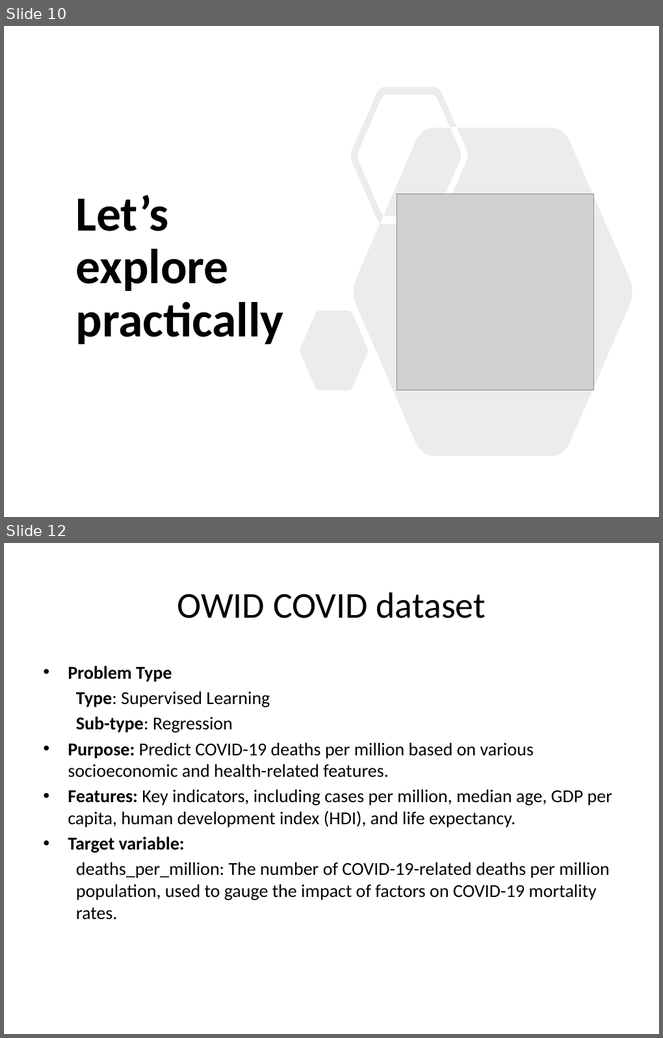
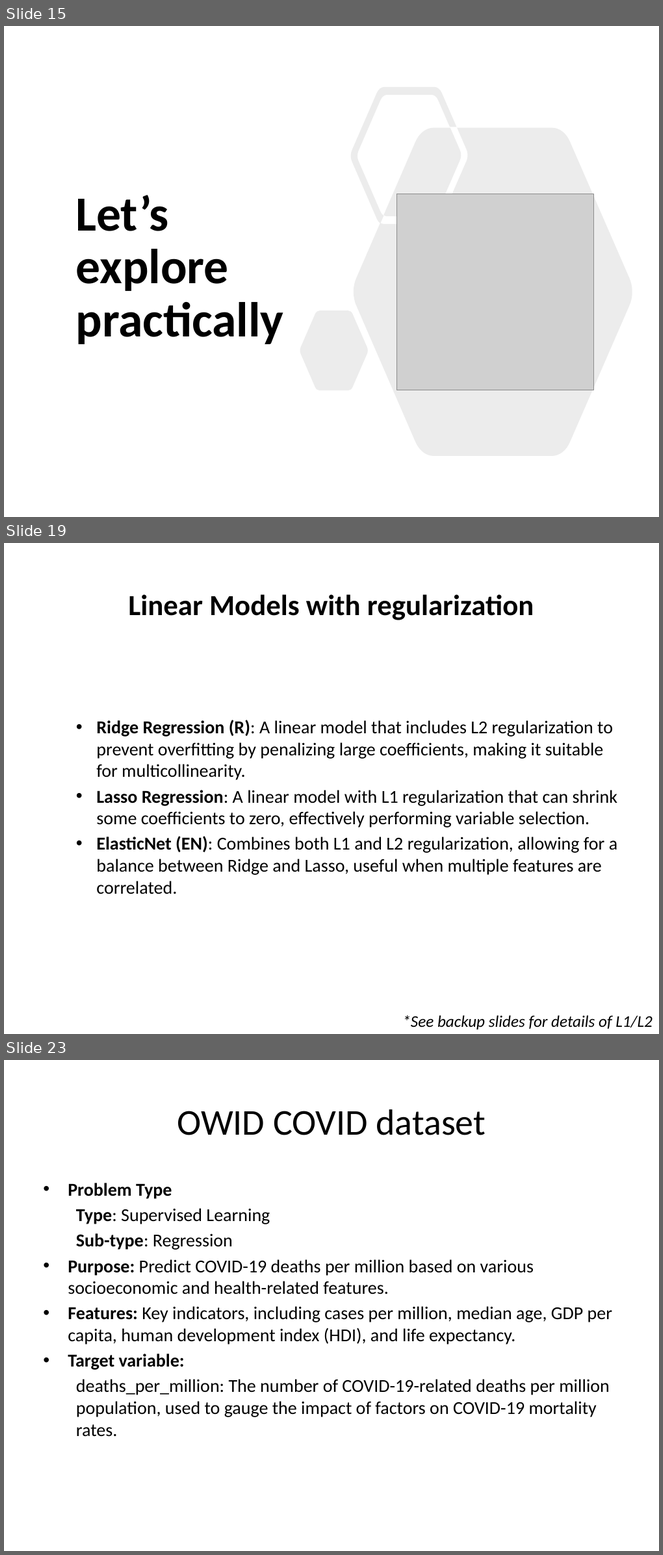
Before and after one commit to sraorao/ML_DL_intro_python_HT2025, a slide deck: Session_1_ML_DL_intro_python_MT2024.pptx. Shown one above the other, each under a label of ours: slides 10 and 12 before the commit, slides 15, 19 and 23 after it; the slides between them are not shown. The pictures are 663x1038 and 663x1555 pixels, drawn with LibreOffice and Linux fonts; fonts in the diff are those of the drawing; grey boxes stand for pictures. Boxes give left, top, right and bottom in pixels: in the first picture for what was removed or moved away, otherwise in the second. Text is boxed around its words. In the diff, an @@ line names an element or a change of style, - is before the commit and + after.

```diff
--- a/Session_1_ML_DL_intro_python_MT2024.pptx
+++ b/Session_1_ML_DL_intro_python_MT2024.pptx
@@ slide 19 added at <box>4,543,659,1034</box>, background #FFFFFF @@
@@ title added at <box>128,594,534,620</box>, 32 pt, text #000000, bold @@
+Linear Models with regularization
@@ text added at <box>96,720,618,895</box>, 20 pt, text #000000 @@
+  • Ridge Regression (R): A linear model that includes L2 regularization to prevent overfitting by penalizing large coefficients, making it suitable for multicollinearity.
+  • Lasso Regression: A linear model with L1 regularization that can shrink some coefficients to zero, effectively performing variable selection.
+  • ElasticNet (EN): Combines both L1 and L2 regularization, allowing for a balance between Ridge and Lasso, useful when multiple features are correlated.
@@ text added at <box>402,1016,652,1030</box>, 18 pt, text #000000, italic @@
+*See backup slides for details of L1/L2
@@ what was slide 10 is now slide 15 @@
@@ what was slide 12 is now slide 23 @@
```
Also in this commit, not shown: 8 slides changed, 11 other slides added.
